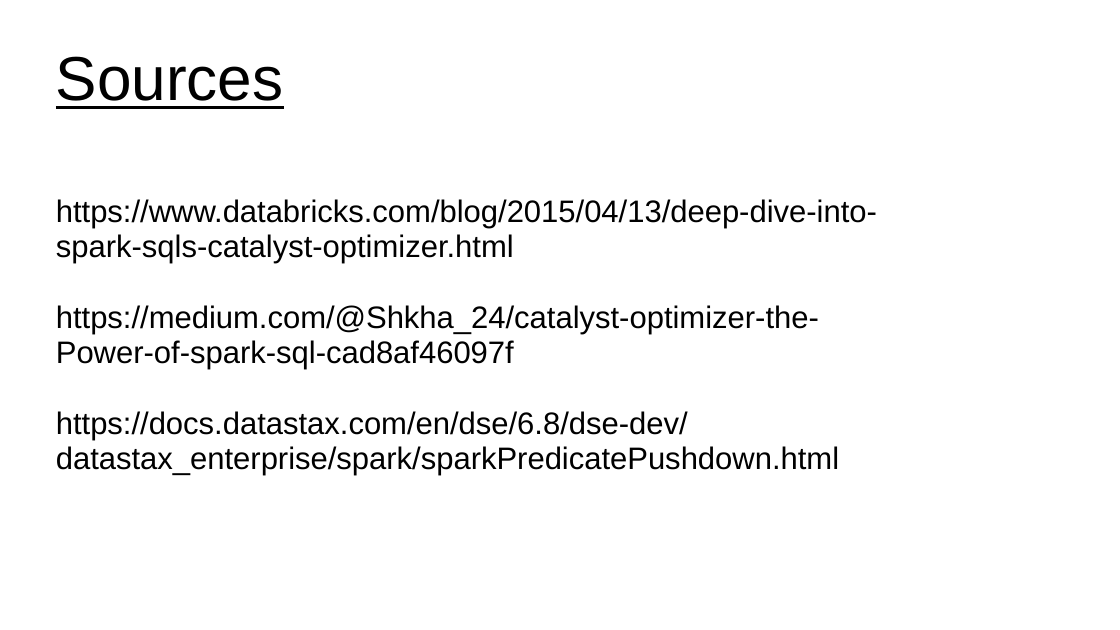
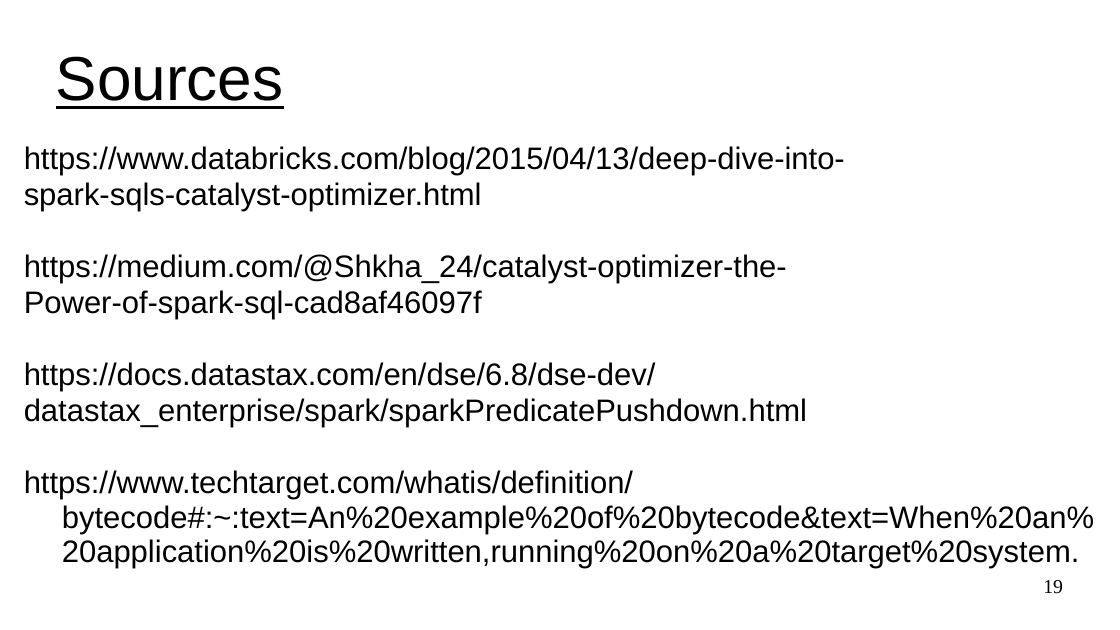
Before and after one commit to UVADS/distributed_computing, a slide deck: slide 19 of 03_dataframes_and_spark_sql/content_catalyst_optimizer/calalyst_optimizer_for_spark_sql.ppt (slide 11 before the commit). Drawn at 1120x630 pixels with LibreOffice and Linux fonts; fonts in the diff are those of the drawing. Boxes give left, top, right and bottom in pixels: in the first picture for what was removed or moved away, otherwise in the second. Text is boxed around its words. In the diff, an @@ line names an element or a change of style, - is before the commit and + after.

Commit message:
added to catalyst

```diff
--- a/03_dataframes_and_spark_sql/content_catalyst_optimizer/calalyst_optimizer_for_spark_sql.ppt
+++ b/03_dataframes_and_spark_sql/content_catalyst_optimizer/calalyst_optimizer_for_spark_sql.ppt
@@ subtitle "https://www.databricks.com/blog/2015/04/13/deep-dive-into-": place and size @@
-subtitle "https://www.databricks.com/blog/2015/04/13/deep-dive-into-" at [56,199,877,476]
+subtitle "https://www.databricks.com/blog/2015/04/13/deep-dive-into-" at [24,146,1094,569]
@@ subtitle at [24,470,1094,569]: paragraph added @@
+https://www.techtarget.com/whatis/definition/bytecode#:~:text=An%20example%20of%20bytecode&text=When%20an%20application%20is%20written,running%20on%20a%20target%20system.
@@ page number added at [1043,580,1063,594], 14 pt, text #000000 @@
+19
```
Also in this commit, not shown: 9 other slides changed, 9 slides added, 1 slide removed.
